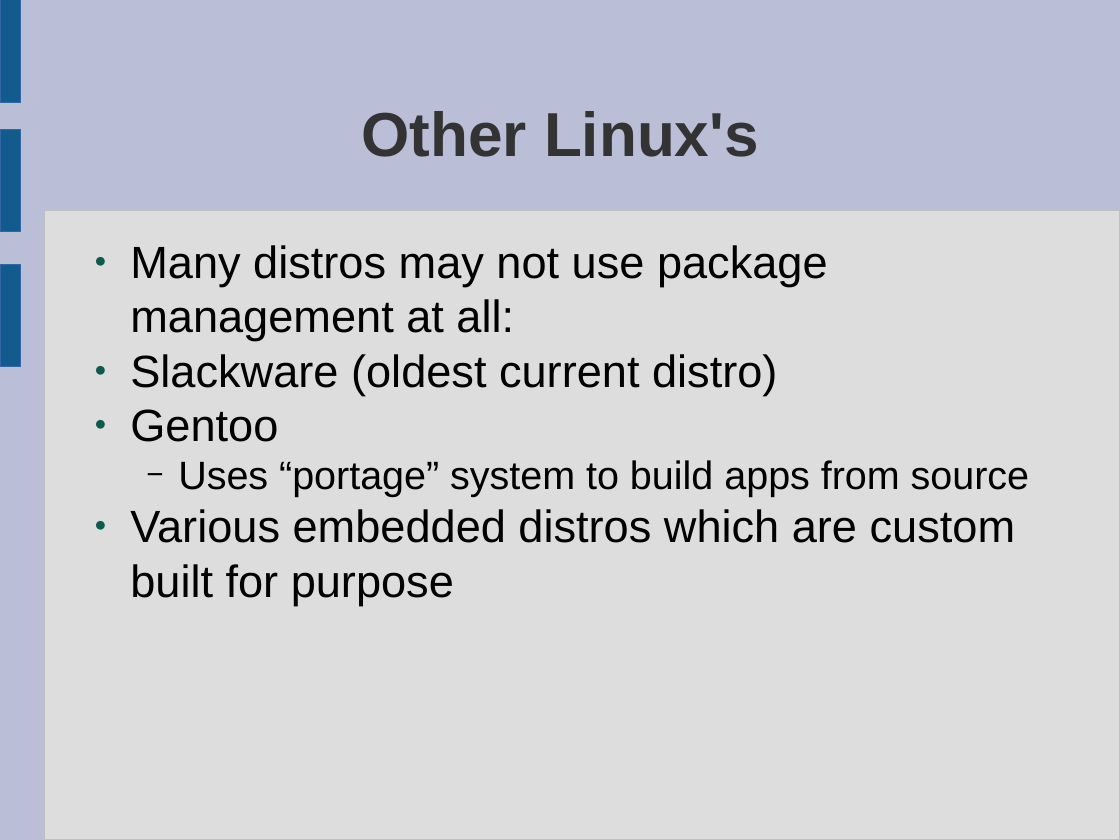
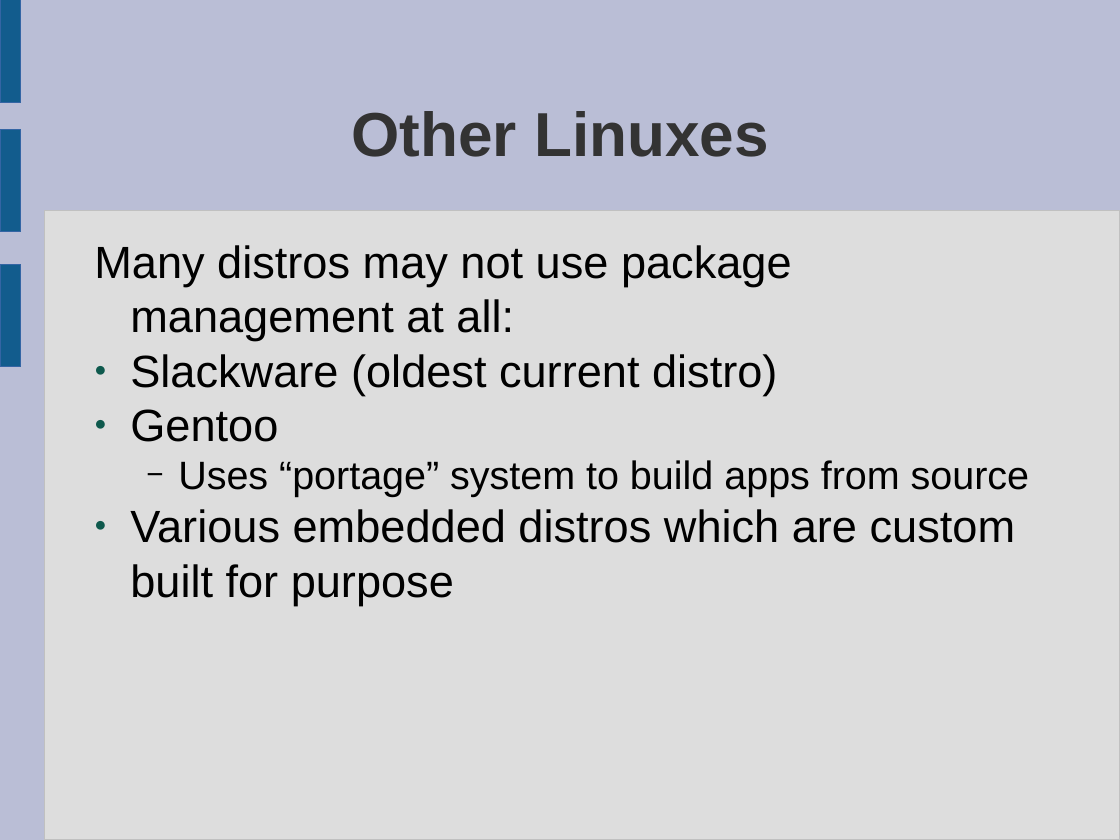
Before and after one commit to laurencesmart/comp8440, a slide deck: slide 5 of lectures/distros_devices.odp. Drawn at 1120x840 pixels with LibreOffice and Linux fonts; fonts in the diff are those of the drawing. Boxes give left, top, right and bottom in pixels: in the first picture for what was removed or moved away, otherwise in the second. Text is boxed around its words. In the diff, an @@ line names an element or a change of style, - is before the commit and + after.

```diff
--- a/lectures/distros_devices.odp
+++ b/lectures/distros_devices.odp
@@ title at [352,111,768,157]: text changed @@
-Other Linux's
+Other Linuxes
@@ text at [94,245,792,341]: bullet ● to none @@
```
Also in this commit, not shown: 9 other slides changed, 10 other files.
